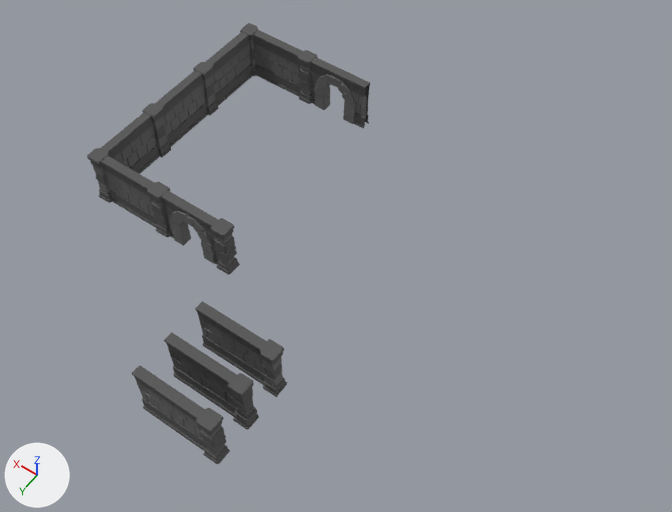
What one commit did to the Blender file complete_blender_creator_3_tutorial/modular_dungeon.blend.
Before and after are seen from a 50 mm camera at (-14.5, 19.6, 36.4) aimed at (1.1, -2.3, 2.1). The lights are fixed; the arrows at lower left show +X, +Y and +Z. The first picture is the older version.

Script lines for the objects in view, before the commit:
```python
me_cube_004 = bpy.data.meshes.new('Cube.004')
me_cube_004.from_pydata(...)  # 679 vertices, 473 faces; spans x -0.41..4.01, y -0.41..0.41, z -1.51..1.53
# faces by material slot: [133, 340]
me_cube_004.materials.append(mat_grey)  # dark grey #565656
me_cube_004.materials.append(mat_light_grey)  # dark grey #696969
me_cube_006 = bpy.data.meshes.new('Cube.006')
me_cube_006.from_pydata(...)  # 667 vertices, 485 faces, 1 loose edge; spans x -0.4..4.01, y -0.4..0.4, z -1.5..1.53
me_cube_006.materials.append(mat_grey)  # dark grey #565656
me_cube_007 = bpy.data.meshes.new('Cube.007')
me_cube_007.from_pydata(...)  # 665 vertices, 474 faces; spans x -0.4..4.01, y -0.4..0.41, z -1.54..1.53
# faces by material slot: [153, 321]
me_cube_007.materials.append(mat_grey)  # dark grey #565656
me_cube_007.materials.append(mat_light_grey)  # dark grey #696969
ob_cube_005 = bpy.data.objects.new('Cube.005', me_cube_006)
ob_cube_005.location = (0.0, 6.0, 1.5)
ob_cube_008 = bpy.data.objects.new('Cube.008', me_cube_004)
ob_cube_008.location = (14.0, 0.0, 1.5)
ob_cube_008.rotation_euler = (0.0, 0.0, -1.571)  # degrees (0, 0, -90)
ob_cube_012 = bpy.data.objects.new('Cube.012', me_cube_007)
ob_cube_012.location = (10.0, -12.0, 1.5)
ob_cube_012.rotation_euler = (0.0, 0.0, 3.142)  # degrees (0, 0, 180)
# also in view: 'Cube.009' at (14.0, -5.8, 1.5); 'Cube.011' at (12.2, -12.0, 1.5); 'Cube.004' at (1.8, 8.0, 1.5); 'Cube.010' at (14.0, -9.8, 1.5); 'Cube.007' at (11.8, 0.0, 1.5)
```
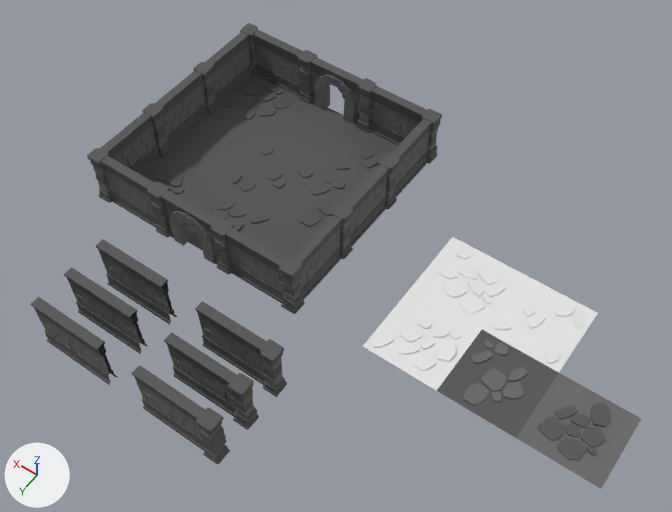
Where the change shows, as pixel boxes [x1, y1, x2, y2] in the pictures (672 x 512 px):
'floor_tile_four', added
    after: [516, 373, 641, 489]
'floor_tile_three', added
    after: [437, 330, 559, 438]
'floor_tile_two', added
    after: [363, 289, 482, 391]
'floor_tile_five', added
    after: [482, 274, 598, 372]
'floor_tile_one', added
    after: [410, 237, 523, 329]
'floor_tile_five.002', added
    after: [219, 138, 324, 215]
'Plane.003', added
    after: [167, 112, 265, 182]
'Plane.002', added
    after: [266, 102, 362, 169]
'Cube.014', added
    after: [226, 228, 305, 314]
'floor_tile_one.001', added
    after: [215, 76, 304, 138]
'Cube.018', added
    after: [96, 239, 177, 324]
'Cube.019', added
    after: [64, 267, 148, 354]
'Cube.016', added
    after: [293, 204, 353, 300]
'Cube.020', added
    after: [31, 297, 117, 385]
'Cube.013', added
    after: [356, 78, 427, 146]
'floor_tile_three.001', added
    after: [278, 169, 359, 235]
'Cube.017', added
    after: [344, 154, 400, 247]
'floor_tile_two.001', added
    after: [188, 182, 278, 251]
'Cube.015', added
    after: [390, 109, 442, 197]
'floor_tile_five.001', added
    after: [325, 131, 397, 187]
'floor_tile_three.002', added
    after: [140, 154, 218, 205]
'Plane', added
    after: [254, 216, 313, 259]

Patch to the scene script:
```diff
--- a/complete_blender_creator_3_tutorial/modular_dungeon.blend.py
+++ b/complete_blender_creator_3_tutorial/modular_dungeon.blend.py
@@ me_plane_019 @@
+me_plane_019.from_pydata([(-2.0, -2.0, 0.0), (2.0, -2.0, 0.0), (-2.0, 2.0, 0.0), (2.0, 2.0, 0.0)], [], [(0, 1, 3, 2)])
+me_plane_019.materials.append(mat_grey)  # dark grey #565656
@@ ob_cube_020 @@
+ob_cube_020 = bpy.data.objects.new('Cube.020', me_cube_076)  # 432 vertices, 297 faces; spans x -0.01..4.01, y -0.25..0.25, z -1.5..1.5; in mat_grey (dark grey #565656), mat_light_grey (dark grey #696969)
+ob_cube_020.location = (6.0, 8.0, 1.5)
@@ ob_cube_019 @@
+ob_cube_019 = bpy.data.objects.new('Cube.019', me_cube_075)  # 423 vertices, 286 faces; spans x -0.01..4.01, y -0.25..0.25, z -1.5..1.5; in mat_grey (dark grey #565656), mat_light_grey (dark grey #696969)
+ob_cube_019.location = (6.0, 6.0, 1.5)
@@ ob_cube_018 @@
+ob_cube_018 = bpy.data.objects.new('Cube.018', me_cube_074)  # 432 vertices, 297 faces; spans x -0.01..4.01, y -0.25..0.25, z -1.5..1.5; in mat_grey (dark grey #565656), mat_light_grey (dark grey #696969)
+ob_cube_018.location = (6.0, 4.0, 1.5)
@@ ob_cube_017 @@
+ob_cube_017 = bpy.data.objects.new('Cube.017', me_cube_004)
+ob_cube_017.location = (2.0, -8.0, 1.5)
+ob_cube_017.rotation_euler = (0.0, 0.0, -4.712)  # degrees (0, 0, -270)
@@ ob_cube_016 @@
+ob_cube_016 = bpy.data.objects.new('Cube.016', me_cube_004)
+ob_cube_016.location = (2.0, -4.0, 1.5)
+ob_cube_016.rotation_euler = (0.0, 0.0, 1.571)  # degrees (0, 0, 90)
@@ ob_cube_015 @@
+ob_cube_015 = bpy.data.objects.new('Cube.015', me_cube_006)
+ob_cube_015.location = (2.0, -12.0, 1.5)
+ob_cube_015.rotation_euler = (0.0, 0.0, 1.571)  # degrees (0, 0, 90)
@@ ob_cube_014 @@
+ob_cube_014 = bpy.data.objects.new('Cube.014', me_cube_006)
+ob_cube_014.location = (2.0, 0.0, 1.5)
@@ ob_cube_013 @@
+ob_cube_013 = bpy.data.objects.new('Cube.013', me_cube_004)
+ob_cube_013.location = (6.0, -12.0, 1.5)
+ob_cube_013.rotation_euler = (0.0, 0.0, -3.142)  # degrees (0, 0, -180)
@@ ob_floor_tile_five_002 @@
+ob_floor_tile_five_002 = bpy.data.objects.new('floor_tile_five.002', me_plane_022)  # 100 vertices, 61 faces; spans x -2.0..2.0, y -2.0..2.0, z -0.11..0.11; in mat_grey (dark grey #565656)
+ob_floor_tile_five_002.location = (8.0, -6.0, 0.0)
+ob_floor_tile_five_002.rotation_euler = (0.0, 0.0, 3.142)  # degrees (0, 0, 180)
@@ ob_floor_tile_three_002 @@
+ob_floor_tile_three_002 = bpy.data.objects.new('floor_tile_three.002', me_plane_020)  # 132 vertices, 81 faces; spans x -2.0..2.0, y -2.0..2.0, z -0.11..0.11; in mat_grey (dark grey #565656)
+ob_floor_tile_three_002.location = (12.0, -2.0, 0.0)
+ob_floor_tile_three_002.rotation_euler = (0.0, 0.0, 1.571)  # degrees (0, 0, 90)
@@ ob_plane_003 @@
+ob_plane_003 = bpy.data.objects.new('Plane.003', me_plane_019)
+ob_plane_003.location = (12.0, -6.0, 0.0)
@@ ob_plane_002 @@
+ob_plane_002 = bpy.data.objects.new('Plane.002', me_plane_019.copy())
+ob_plane_002.location = (8.0, -10.0, 0.0)
@@ ob_floor_tile_five_001 @@
+ob_floor_tile_five_001 = bpy.data.objects.new('floor_tile_five.001', me_plane_022.copy())
+ob_floor_tile_five_001.location = (4.0, -10.0, 0.0)
@@ ob_floor_tile_two_001 @@
+ob_floor_tile_two_001 = bpy.data.objects.new('floor_tile_two.001', me_plane_015)  # 148 vertices, 91 faces; spans x -2.0..2.0, y -2.0..2.0, z -0.1..0.11; in mat_grey (dark grey #565656)
+ob_floor_tile_two_001.location = (8.0, -2.0, 0.0)
+ob_floor_tile_two_001.rotation_euler = (0.0, 0.0, 3.142)  # degrees (0, 0, 180)
@@ ob_floor_tile_one_001 @@
+ob_floor_tile_one_001 = bpy.data.objects.new('floor_tile_one.001', me_plane_014)  # 148 vertices, 91 faces; spans x -2.0..2.0, y -2.0..2.0, z -0.12..0.11; in mat_grey (dark grey #565656)
+ob_floor_tile_one_001.location = (12.0, -10.0, 0.0)
+ob_floor_tile_one_001.rotation_euler = (0.0, 0.0, 1.571)  # degrees (0, 0, 90)
@@ ob_floor_tile_three_001 @@
+ob_floor_tile_three_001 = bpy.data.objects.new('floor_tile_three.001', me_plane_020.copy())
+ob_floor_tile_three_001.location = (4.0, -6.0, 0.0)
@@ ob_floor_tile_five @@
+ob_floor_tile_five = bpy.data.objects.new('floor_tile_five', me_plane_007)  # 100 vertices, 61 faces; spans x -2.0..2.0, y -2.0..2.0, z -0.11..0.11
+ob_floor_tile_five.location = (-8.0, -6.0, 0.0)
@@ ob_floor_tile_four @@
+ob_floor_tile_four = bpy.data.objects.new('floor_tile_four', me_plane_006)  # 132 vertices, 81 faces; spans x -2.0..2.0, y -2.0..2.0, z -0.1..0.1; in mat_light_grey (dark grey #696969), mat_grey (dark grey #565656)
+ob_floor_tile_four.location = (-12.0, -2.0, 0.0)
@@ ob_floor_tile_three @@
+ob_floor_tile_three = bpy.data.objects.new('floor_tile_three', me_plane_005)  # 132 vertices, 81 faces; spans x -2.0..2.0, y -2.0..2.0, z -0.11..0.11; in mat_grey (dark grey #565656), mat_light_grey (dark grey #696969)
+ob_floor_tile_three.location = (-8.0, -2.0, 0.0)
@@ ob_floor_tile_two @@
+ob_floor_tile_two = bpy.data.objects.new('floor_tile_two', me_plane_004)  # 148 vertices, 91 faces; spans x -2.0..2.0, y -2.0..2.0, z -0.1..0.11
+ob_floor_tile_two.location = (-4.0, -2.0, 0.0)
@@ ob_floor_tile_one @@
+ob_floor_tile_one = bpy.data.objects.new('floor_tile_one', me_plane_003)  # 148 vertices, 91 faces; spans x -2.0..2.0, y -2.0..2.0, z -0.12..0.11
+ob_floor_tile_one.location = (-4.0, -6.0, 0.0)
@@ ob_plane @@
+ob_plane = bpy.data.objects.new('Plane', me_plane_019.copy())
+ob_plane.location = (4.0, -2.0, 0.0)
```
